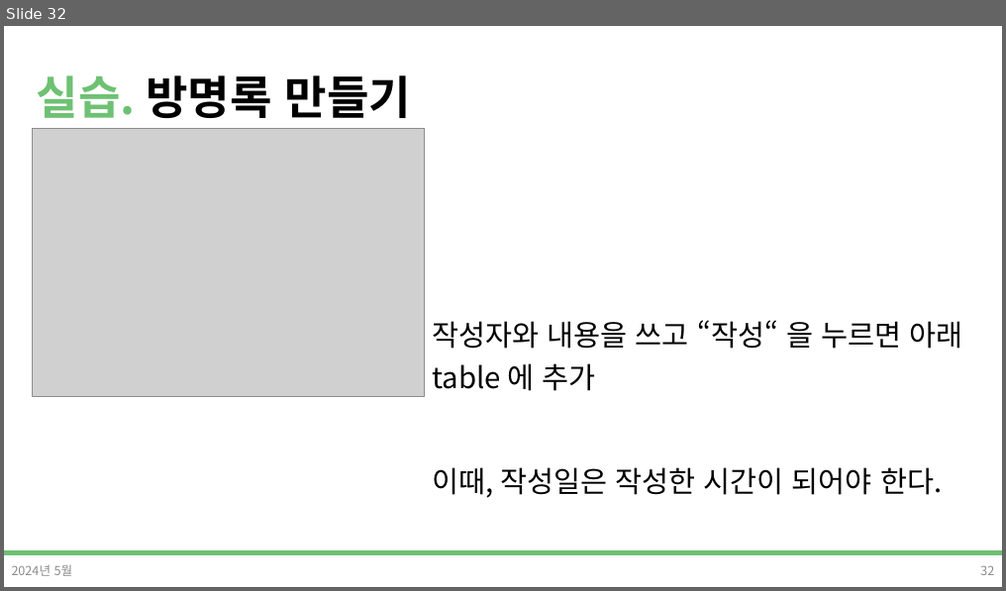
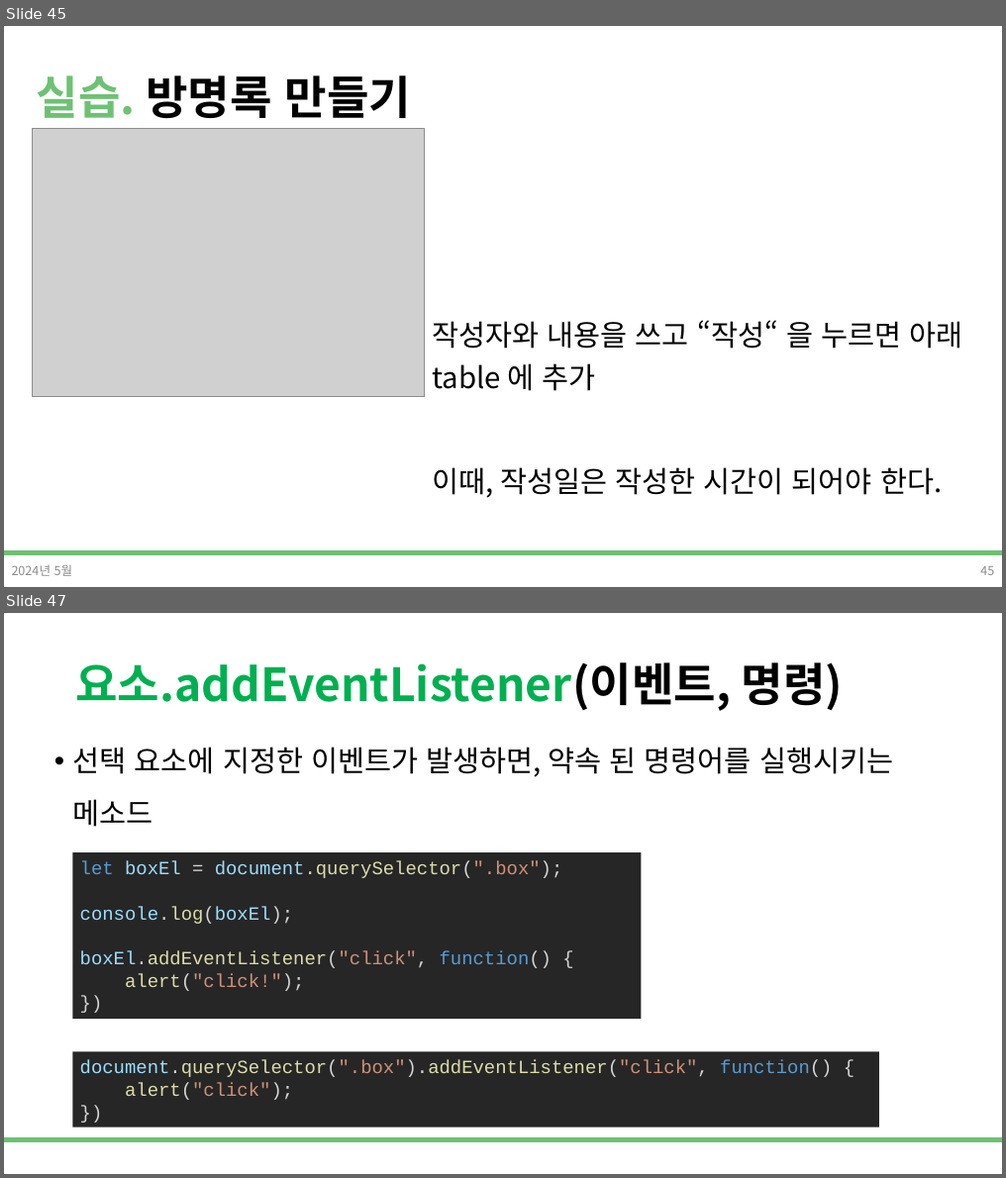
Before and after one commit to DevDamon0527/SeSAC_Yeongdeungpo_Campus_6th, a slide deck: material/[SeSAC_YDP_6] 04_2_Javascript_표준객체,DOM.pptx. Shown one above the other, each under a label of ours: slide 32 before the commit, slides 45 and 47 after it; the slides between them are not shown. The pictures are 1006x591 and 1006x1178 pixels, drawn with LibreOffice and Linux fonts; fonts in the diff are those of the drawing; grey boxes stand for pictures; background and template pictures are left out. Boxes give left, top, right and bottom in pixels: in the first picture for what was removed or moved away, otherwise in the second. Text is boxed around its words. In the diff, an @@ line names an element or a change of style, - is before the commit and + after.

```diff
--- a/material/[SeSAC_YDP_6] 04_2_Javascript_표준객체,DOM.pptx
+++ b/material/[SeSAC_YDP_6] 04_2_Javascript_표준객체,DOM.pptx
@@ slide 47 added at <box>4,613,1002,1174</box>, background #FFFFFF; not listed: 1 template element that a slide beside it also shows @@
@@ title added at <box>75,663,844,711</box>, 44 pt, text #00B050, bold @@
+요소.addEventListener(이벤트, 명령)
@@ text added at <box>73,747,893,827</box>, 28 pt, text #000000 @@
+• 선택 요소에 지정한 이벤트가 발생하면, 약속 된 명령어를 실행시키는 메소드
@@ rectangle added at <box>73,853,642,1019</box>, fill #262626, 18 pt, text #DCDCAA @@
+let boxEl = document.querySelector(".box");
+console.log(boxEl);
+boxEl.addEventListener("click", function() {
+alert("click!");
+})
@@ rectangle added at <box>73,1052,879,1128</box>, fill #262626, 18 pt, text #DCDCAA @@
+document.querySelector(".box").addEventListener("click", function() {
+alert("click");
+})
@@ what was slide 32 is now slide 45 @@
@@ page number at <box>980,567,994,575</box>: text changed @@
-32
+45
```
Also in this commit, not shown: 2 slides changed, 16 other slides added, 7 other files.
